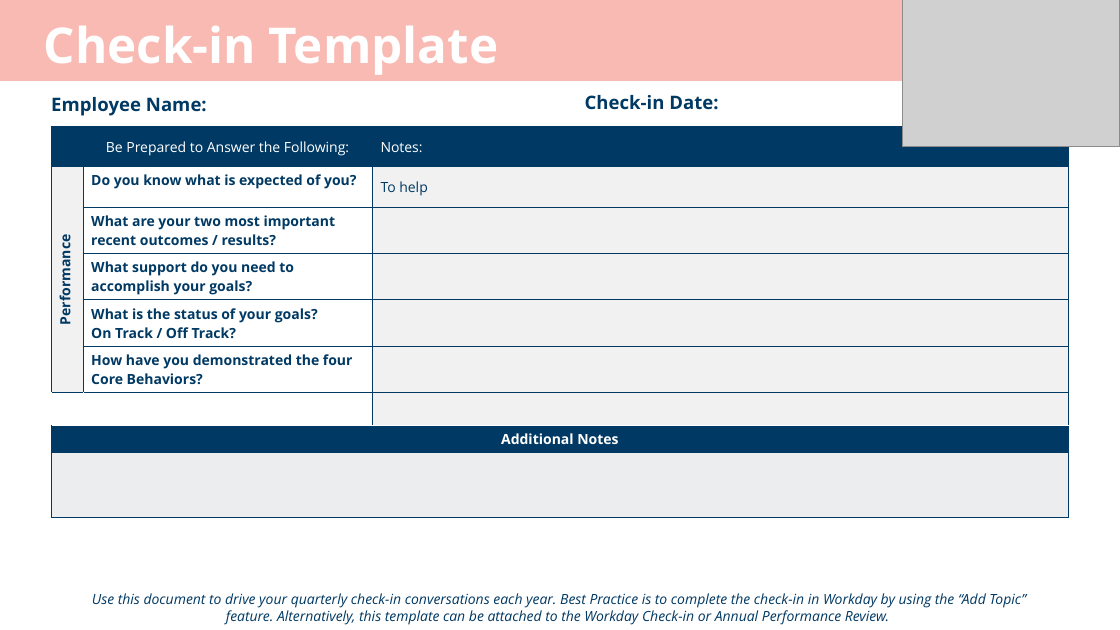
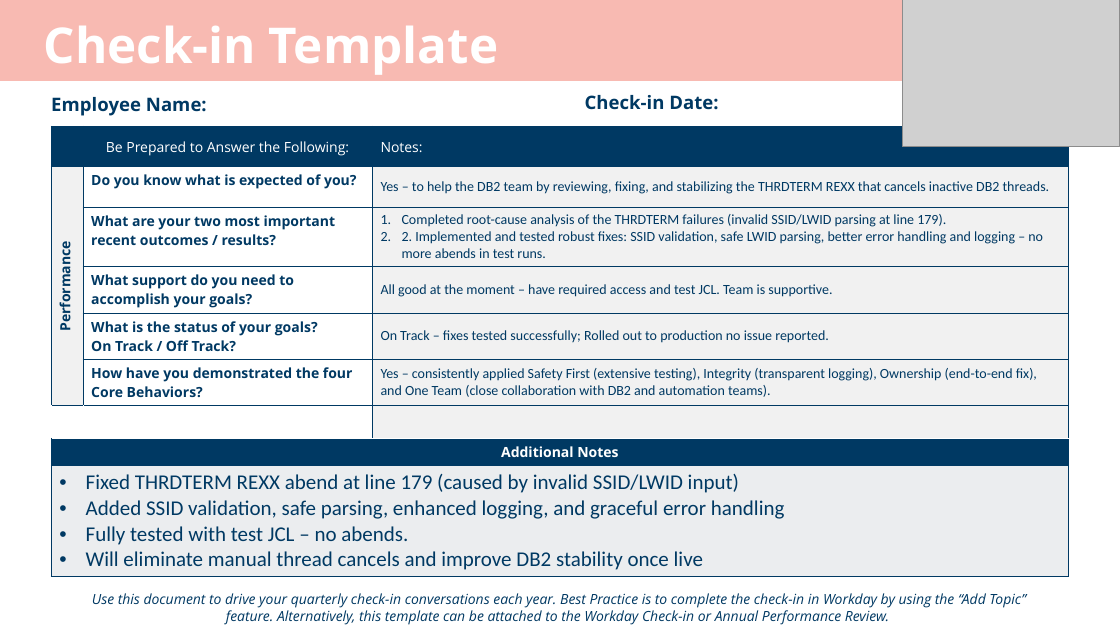
Before and after one commit to iyousuf1991/omvs, a slide deck: slide 3 of Check-in 2025 - New.pptx. Drawn at 1120x630 pixels with LibreOffice and Linux fonts; fonts in the diff are those of the drawing; grey boxes stand for pictures. Boxes give left, top, right and bottom in pixels: in the first picture for what was removed or moved away, otherwise in the second. Text is boxed around its words. In the diff, an @@ line names an element or a change of style, - is before the commit and + after.

```diff
--- a/Check-in 2025 - New.pptx
+++ b/Check-in 2025 - New.pptx
@@ table at bbox=[51, 126, 1069, 574] @@
-row 2, column 3: To help
+row 2, column 3: Yes – to help the DB2 team by reviewing, fixing, and stabilizing the THRDTERM REXX that cancels inactive DB2 threads.
-row 3, column 3: 
+row 3, column 3: Completed root-cause analysis of the THRDTERM failures (invalid SSID/LWID parsing at line 179). / 2. Implemented and tested robust fixes: SSID validation, safe LWID parsing, better error handling and logging – no more abends in test runs.
-row 4, column 3: 
+row 4, column 3: All good at the moment – have required access and test JCL. Team is supportive.
-row 5, column 3: 
+row 5, column 3: On Track – fixes tested successfully; Rolled out to production no issue reported.
-row 6, column 3: 
+row 6, column 3: Yes – consistently applied Safety First (extensive testing), Integrity (transparent logging), Ownership (end-to-end fix), and One Team (close collaboration with DB2 and automation teams).
-row 9, column 1: 
+row 9, column 1: Fixed THRDTERM REXX abend at line 179 (caused by invalid SSID/LWID input) / Added SSID validation, safe parsing, enhanced logging, and graceful error handling / Fully tested with test JCL – no abends. / Will eliminate manual thread cancels and improve DB2 stability once live
```
Also in this commit, not shown: 1 other slide changed.
